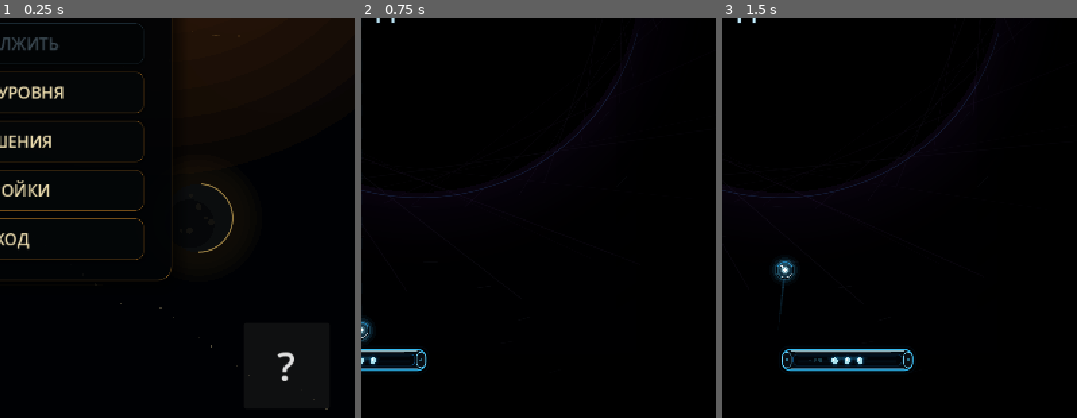
Above: before the commit, frames 1-3 (left to right).
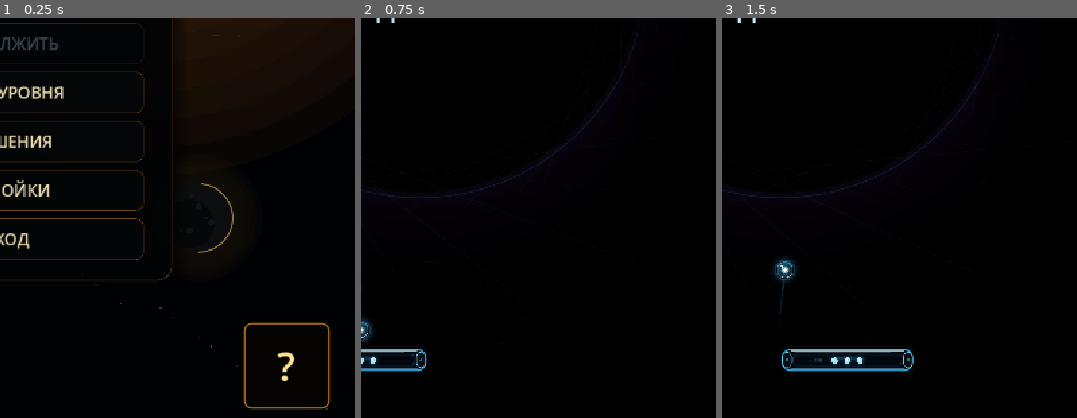
Above: after the commit, the same moments.

Repository: Ardarik421/arkanoid
Game: Godot game, scene res://scenes/main_menu.tscn
Same seed, same stepped clock (60 frames per second), same inputs: the game is played once before the commit and once after it. Sound files missing from this copy of the repository are replaced by a short silence.
Inputs (mouse positions are % of the whole screen's width and height, from its top left):
- Up to frame 1 (0.25 s): no input
- Up to frame 2 (0.75 s): click "НОВАЯ ИГРА" at 0.5 s
- Up to frame 3 (1.5 s): tap Enter at 1.25 s; move the mouse to (72, 45) at 1.27 s; hold D (move_right) from 1.28 s (still down); tap Space (launch_ball) at 1.35 s
The pictures show only the part of the screen within x 50-100%, y 48-98%; the shares and areas given below are measured in that part.

The runs differ from the first frame. In frame 1, 0.8% of the frame differs, in the area x 68-94%, y 76-98%; in frame 2, nothing differs; in frame 3, nothing differs.
Error before the commit: Invalid assignment of property or key 'custom_minimum_size' with value of type 'Vector2' on a base object of type 'null instance'. (res://scenes/main_menu.gd:1…

Commit message:
Style standalone guide icon

Diff:
--- a/scenes/main_menu.gd
+++ b/scenes/main_menu.gd
@@ -158,10 +158,19 @@
 		$Menu/LevelSelectButton,
 		$Menu/SkillTreeButton,
 		$Menu/SettingsButton,
-		$Menu/GuideButton,
 		$Menu/ExitButton
 	]:
 		_style_button(button)
+	_style_guide_button()
+
+func _style_guide_button() -> void:
+	var button: Button = $GuideButton
+	button.add_theme_color_override("font_color", Color(1.0, 0.90, 0.58))
+	button.add_theme_color_override("font_hover_color", Color(1.0, 0.98, 0.82))
+	button.add_theme_color_override("font_focus_color", Color(1.0, 0.98, 0.82))
+	button.add_theme_stylebox_override("normal", _make_button_style(Color(0.92, 0.60, 0.14, 0.72), Color(0.025, 0.018, 0.010, 0.88), 2))
+	button.add_theme_stylebox_override("hover", _make_button_style(Color(1.0, 0.80, 0.28, 1.0), Color(0.10, 0.060, 0.012, 0.96), 3))
+	button.add_theme_stylebox_override("focus", _make_button_style(Color(1.0, 0.80, 0.28, 1.0), Color(0.10, 0.060, 0.012, 0.96), 3))
 
 func _style_button(button: Button):
 	button.custom_minimum_size = Vector2(0, 62)
